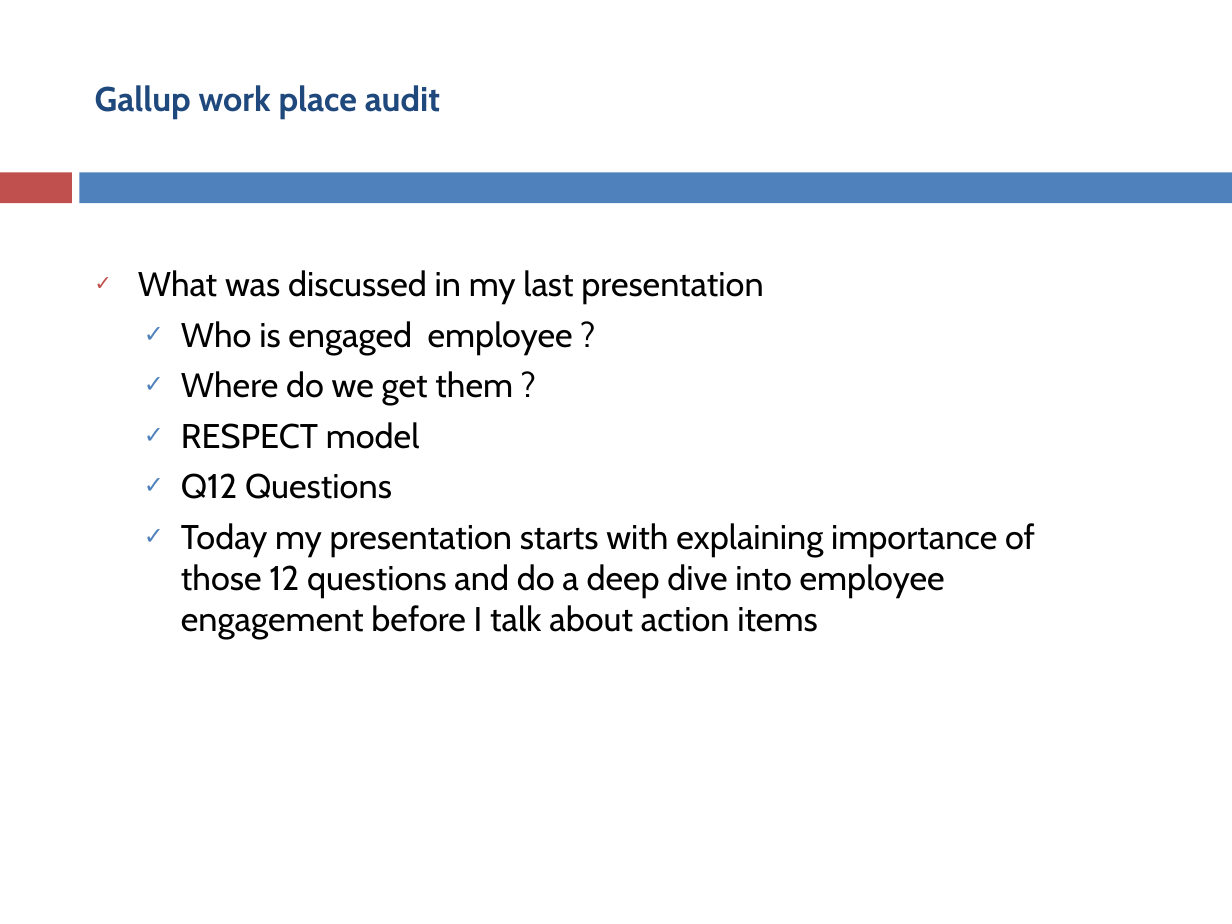
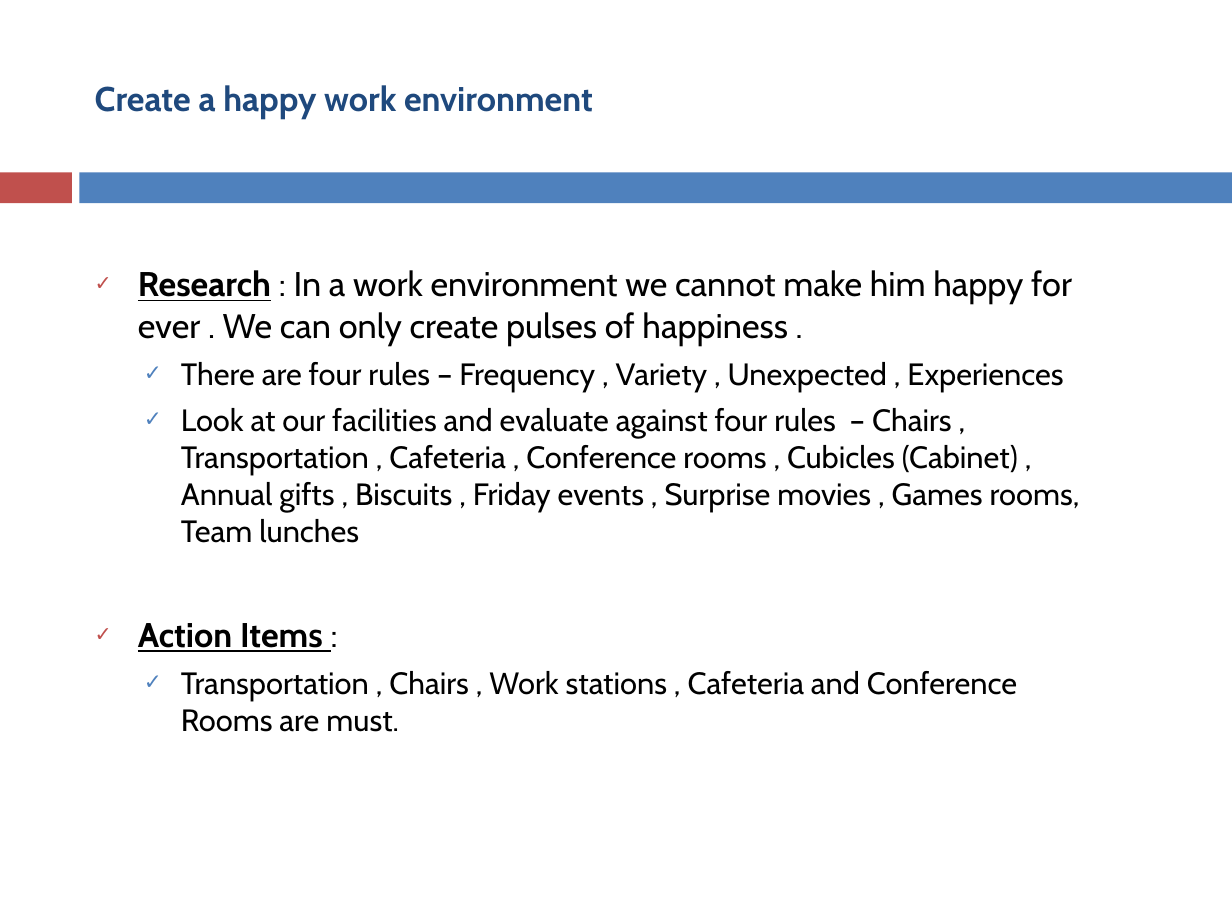
Before and after one commit to asakala/notes, a slide deck: slide 9 of Prokarma/Magnetic Work Environment.pptx (slide 8 before the commit). Drawn at 1232x924 pixels with LibreOffice and Linux fonts; fonts in the diff are those of the drawing. Boxes give left, top, right and bottom in pixels: in the first picture for what was removed or moved away, otherwise in the second. Text is boxed around its words. In the diff, an @@ line names an element or a change of style, - is before the commit and + after.

```diff
--- a/Prokarma/Magnetic Work Environment.pptx
+++ b/Prokarma/Magnetic Work Environment.pptx
@@ title at (x1=95, y1=85, x2=593, y2=119): text changed @@
-Gallup work place audit
+Create a happy work environment
@@ text at (x1=138, y1=270, x2=1080, y2=732): text changed; size 20 to 18 pt @@
-✓ What was discussed in my last presentation
-  ✓ Who is engaged employee ?
-  ✓ Where do we get them ?
-  ✓ RESPECT model
-  ✓ Q12 Questions
-  ✓ Today my presentation starts with explaining importance of those 12 questions and do a deep dive into employee engagement before I talk about action items
+✓ Research : In a work environment we cannot make him happy for ever . We can only create pulses of happiness .
+  ✓ There are four rules – Frequency , Variety , Unexpected , Experiences
+  ✓ Look at our facilities and evaluate against four rules – Chairs , Transportation , Cafeteria , Conference rooms , Cubicles (Cabinet) , Annual gifts , Biscuits , Friday events , Surprise movies , Games rooms, Team lunches
+✓ Action Items :
+  ✓ Transportation , Chairs , Work stations , Cafeteria and Conference Rooms are must.
```
Also in this commit, not shown: 2 other slides changed, 3 slides added, 16 slides removed.
